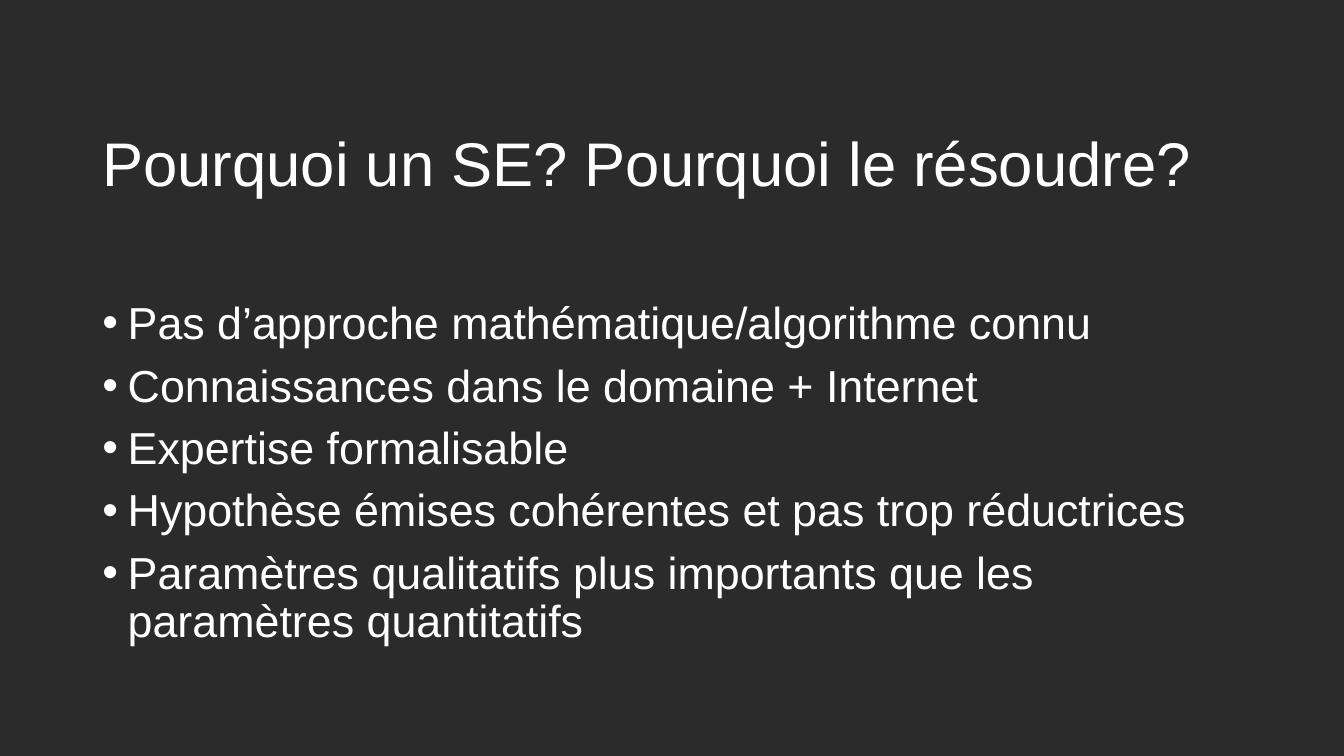
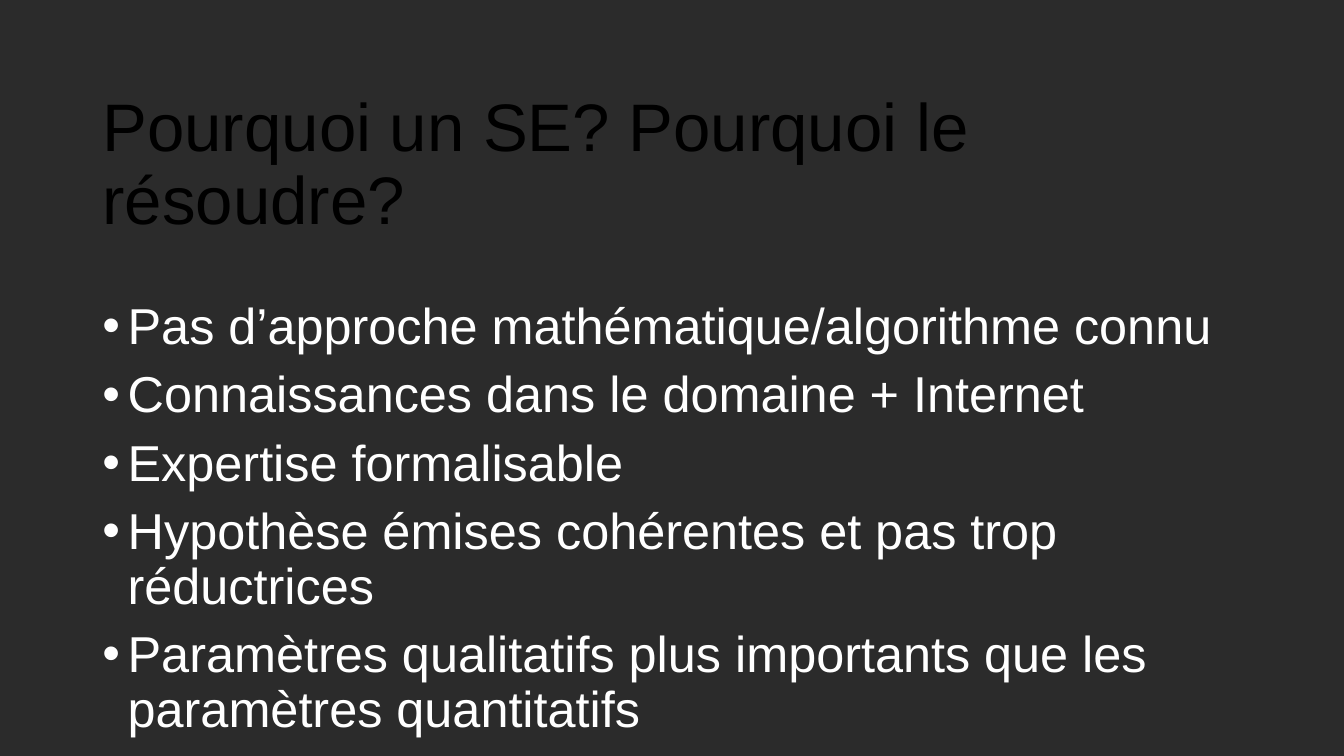
Before and after one commit to anthonygal/AI_Surf_Expert_System, a slide deck: slide 2 of Soutenance_Projet.pptx. Drawn at 1344x756 pixels with LibreOffice and Linux fonts; fonts in the diff are those of the drawing; background and template pictures are left out; a plain dark background stands for a picture behind light text. Boxes give left, top, right and bottom in pixels: in the first picture for what was removed or moved away, otherwise in the second. Text is boxed around its words. In the diff, an @@ line names an element or a change of style, - is before the commit and + after.

```diff
--- a/Soutenance_Projet.pptx
+++ b/Soutenance_Projet.pptx
@@ title "Pourquoi un SE? Pourquoi le ..." at <box>102,103,968,224</box>: size 44 to 48 pt, text colour #FFFFFF to #000000 @@
@@ text "Pas d’approche mathématique/algorithme connu" at <box>128,307,1211,737</box>: size 32 to 36 pt @@
```
Also in this commit, not shown: 6 other slides changed.
